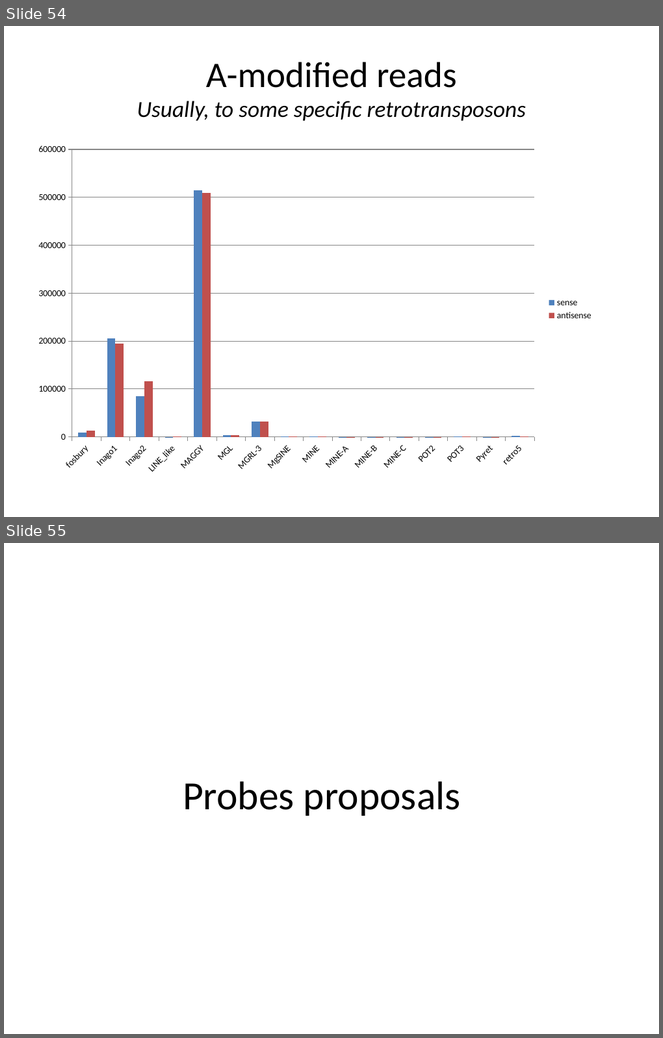
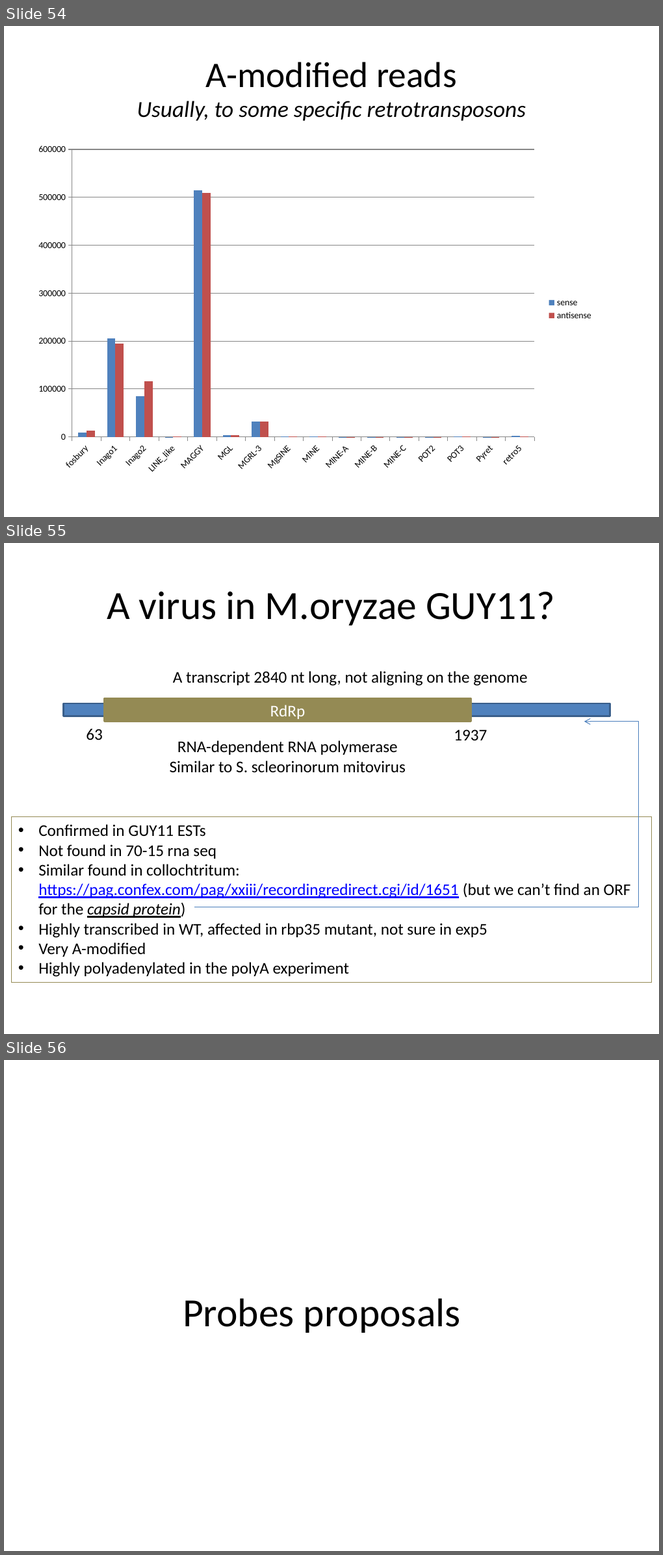
Before and after one commit to wilkinsonlab/m-oryzae-polya, a slide deck: doc/small/small_presentation.pptx. Shown one above the other, each under a label of ours: slides 54 and 55 before the commit, slides 54, 55 and 56 after it. The pictures are 663x1038 and 663x1555 pixels, drawn with LibreOffice and Linux fonts; fonts in the diff are those of the drawing. Boxes give left, top, right and bottom in pixels: in the first picture for what was removed or moved away, otherwise in the second. Text is boxed around its words. In the diff, an @@ line names an element or a change of style, - is before the commit and + after.

Commit message:
virus

```diff
--- a/doc/small/small_presentation.pptx
+++ b/doc/small/small_presentation.pptx
@@ slide 55 added at [4,543,659,1034], background #FFFFFF @@
@@ title added at [107,591,555,626], 44 pt, text #000000 @@
+A virus in M.oryzae GUY11?
@@ text added at [173,671,527,686], 18 pt, text #000000 @@
+A transcript 2840 nt long, not aligning on the genome
@@ rectangle added at [105,698,471,721], fill #948A54, outline #948A54 2 pt, 18 pt, text #FFFFFF @@
+RdRp
@@ rectangle added at [64,704,610,717], fill #4F81BD, outline #3A5F8C 2 pt @@
@@ text added at [86,729,103,741], 18 pt, text #000000 @@
+63
@@ elbow arrow added from (194, 907) to (584, 722), #4B7EBC 0.75 pt @@
@@ text added at [454,730,487,741], 18 pt, text #000000 @@
+1937
@@ text added at [170,741,406,773], 18 pt, text #000000 @@
+RNA-dependent RNA polymerase
+Similar to S. scleorinorum mitovirus
@@ rectangle added at [12,817,651,982], outline #948A54 0.75 pt, 18 pt, text #000000 @@
+• Confirmed in GUY11 ESTs
+• Not found in 70-15 rna seq
+• Similar found in collochtritum: https://pag.confex.com/pag/xxiii/recordingredirect.cgi/id/1651 (but we can’t find an ORF for the capsid protein)
+• Highly transcribed in WT, affected in rbp35 mutant, not sure in exp5
+• Very A-modified
+• Highly polyadenylated in the polyA experiment
@@ what was slide 55 is now slide 56 @@
```
Also in this commit, not shown: 1 other file.
